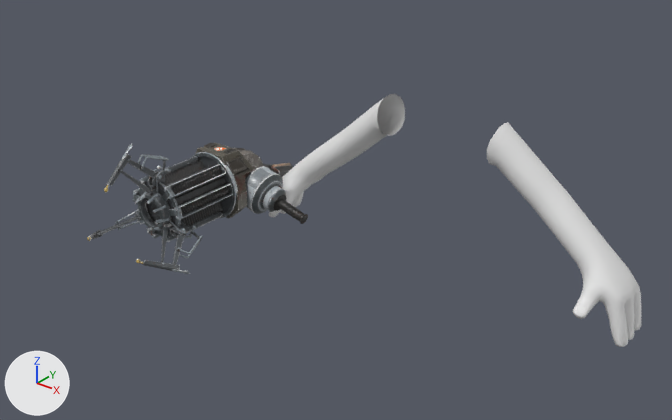
Renders of the FBX model models/physgun/v_physgun.fbx from each side of a commit.
Before and after are seen from a 50 mm lens placed at (1.44, -2.33, 2.3), pointed at (-0.02, -0.5, 1.16). The axes (+X, +Y, +Z) are drawn at lower left. The lights are the same throughout. Where no turn or scale is listed for an object, it has been applied to the vertices. Vertices at the same position are counted once.

Names of what the first picture shows: 'Object044', 'Terry Arms'.
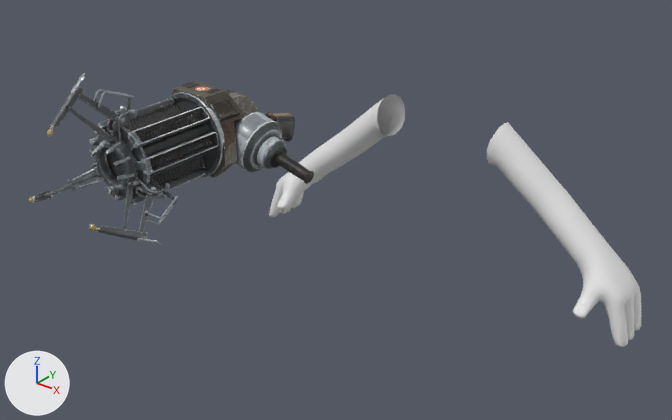
The newer file is also turned or shifted as a whole; pictures and numbers use the older file's frame.

Scene script edits in JSON lines:
```json
{"block": "me_mesh_001", "where": "me_mesh_001.from_pydata(...)  # 15044 vertices, 14450 faces; spans x -0.265..0.265, y -0.446..0.395, z -0.145..0.244"}
{"block": "me_mesh_001", "where": "# used by ob_object044; location = (-0.657, -0.326, 0.998)"}
{"block": "me_mesh_001", "change": "me_mesh_001 part 1: the whole mesh is moved by (0.376, -0.412, 0.398)"}
```

Location of each change, [x1, y1, x2, y2] in pixels of the pictures (672 x 420 px):
```json
{"object": "Object044", "change": "mesh moved", "before": [87, 142, 308, 274], "after": [29, 73, 314, 245]}
```
